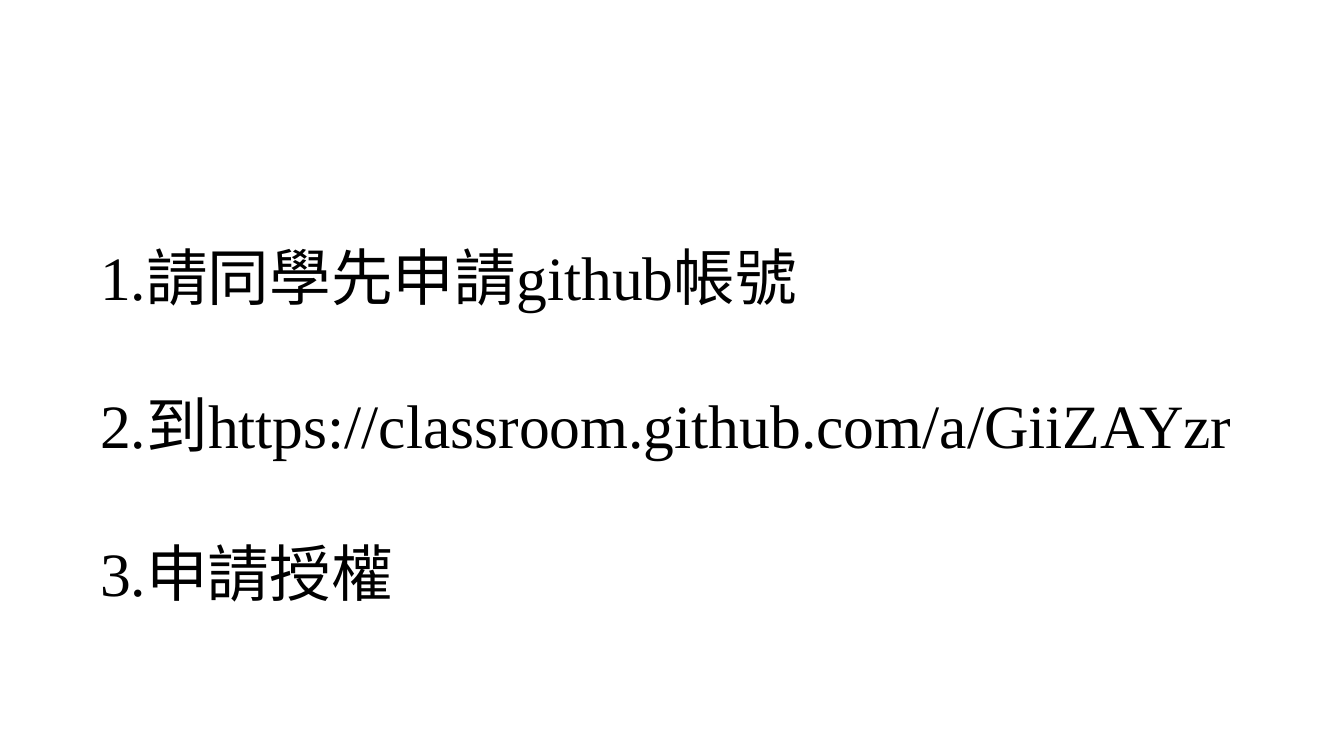
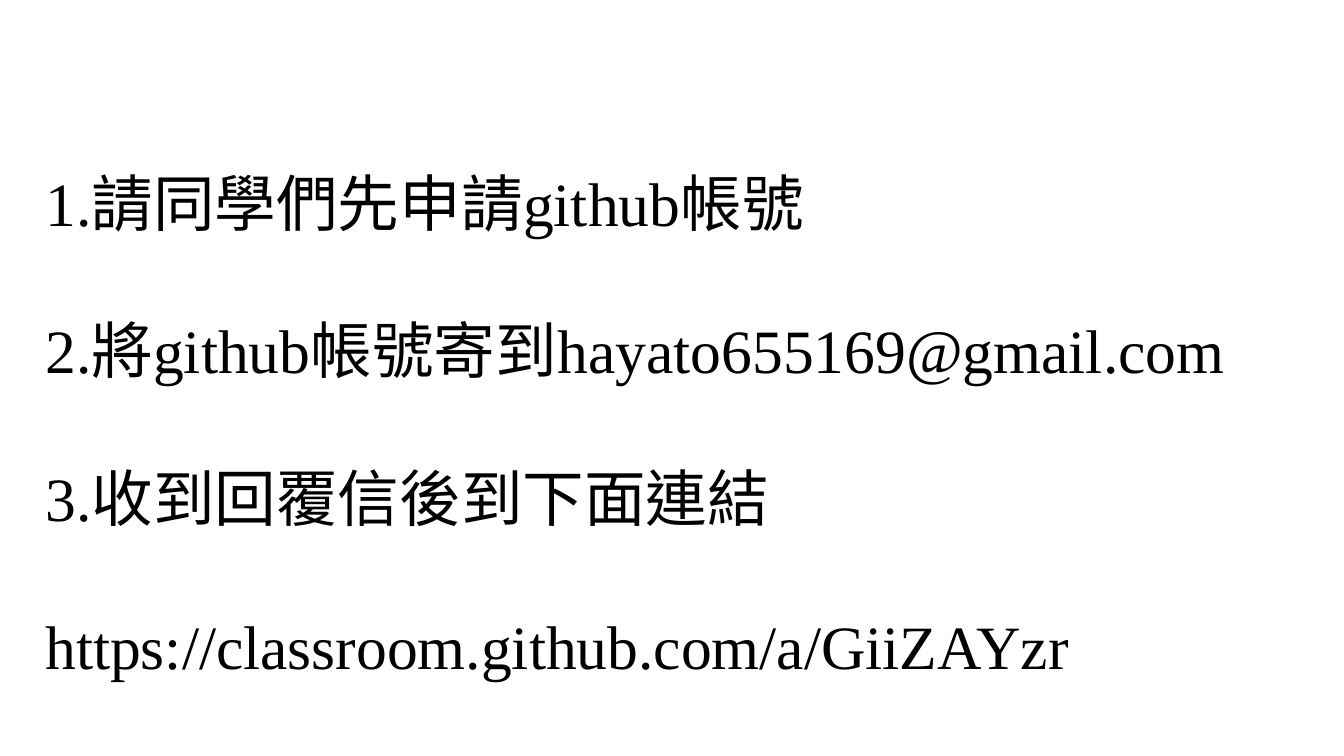
Before and after one commit to chiustin/NTHU_Application-of-Data-Science-and-Deep-Machine-Learning-in-Chemical-Engineering, a slide deck: slide 2 of Python/Midterm/GithubClassroom.pptx. Drawn at 1344x756 pixels with LibreOffice and Linux fonts; fonts in the diff are those of the drawing. Boxes give left, top, right and bottom in pixels: in the first picture for what was removed or moved away, otherwise in the second. Text is boxed around its words. In the diff, an @@ line names an element or a change of style, - is before the commit and + after.

Commit message:
Github Classroom

```diff
--- a/Python/Midterm/GithubClassroom.pptx
+++ b/Python/Midterm/GithubClassroom.pptx
@@ text at [45,177,1224,681]: text changed @@
-1.請同學先申請github帳號
-2.到https://classroom.github.com/a/GiiZAYzr
-3.申請授權
+1.請同學們先申請github帳號
+2.將github帳號寄到hayato655169@gmail.com
+3.收到回覆信後到下面連結
+https://classroom.github.com/a/GiiZAYzr
```
Also in this commit, not shown: 5 slides added, 3 slides removed.
